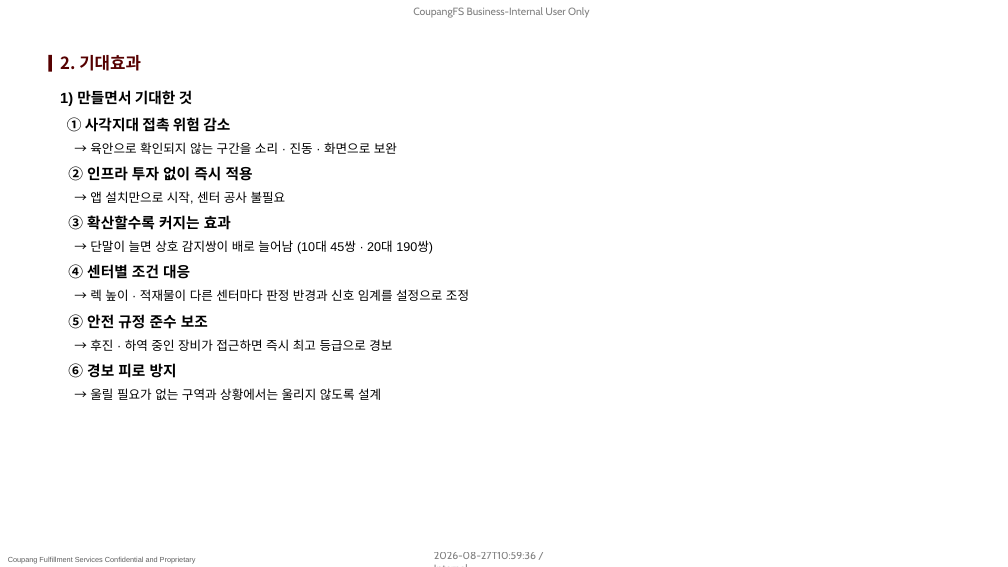
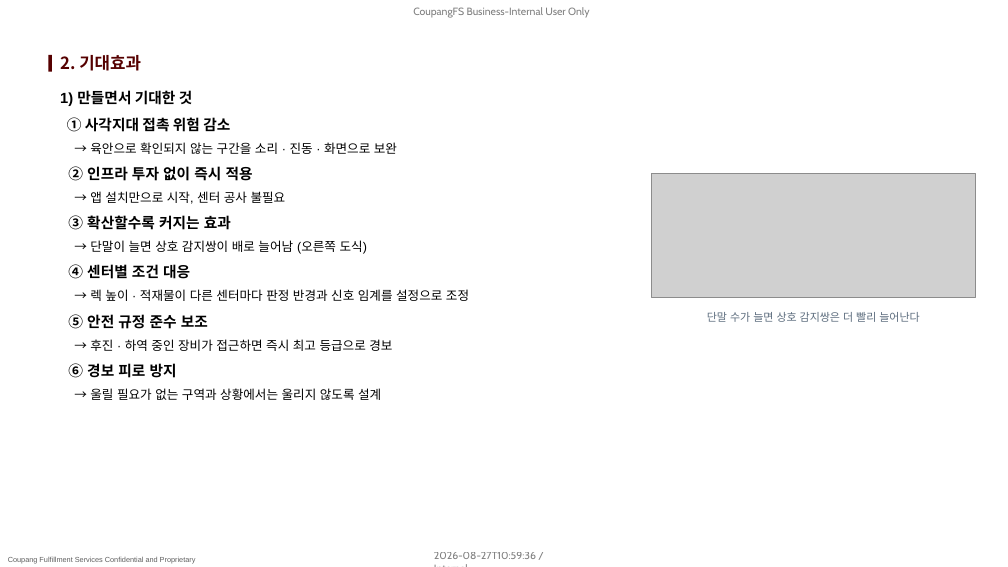
Before and after one commit to pslymzero-cyber/SafeAlert, a slide deck: slide 4 of docs/presentation/company_form/SafeAlert_보고_2026.08.pptx. Drawn at 1008x567 pixels with LibreOffice and Linux fonts; fonts in the diff are those of the drawing; grey boxes stand for pictures; background and template pictures are left out. Boxes give left, top, right and bottom in pixels: in the first picture for what was removed or moved away, otherwise in the second. Text is boxed around its words. In the diff, an @@ line names an element or a change of style, - is before the commit and + after.

```diff
--- a/docs/presentation/company_form/SafeAlert_보고_2026.08.pptx
+++ b/docs/presentation/company_form/SafeAlert_보고_2026.08.pptx
@@ picture added at <box>652,174,975,297</box> @@
@@ text at <box>90,240,367,254</box>: text changed @@
-→ 단말이 늘면 상호 감지쌍이 배로 늘어남 (10대 45쌍 · 20대 190쌍)
+→ 단말이 늘면 상호 감지쌍이 배로 늘어남 (오른쪽 도식)
@@ text added at <box>707,312,919,322</box>, 10.5 pt, text #5D6D7E @@
+단말 수가 늘면 상호 감지쌍은 더 빨리 늘어난다
```
Also in this commit, not shown: 4 other slides changed, 12 other files.
